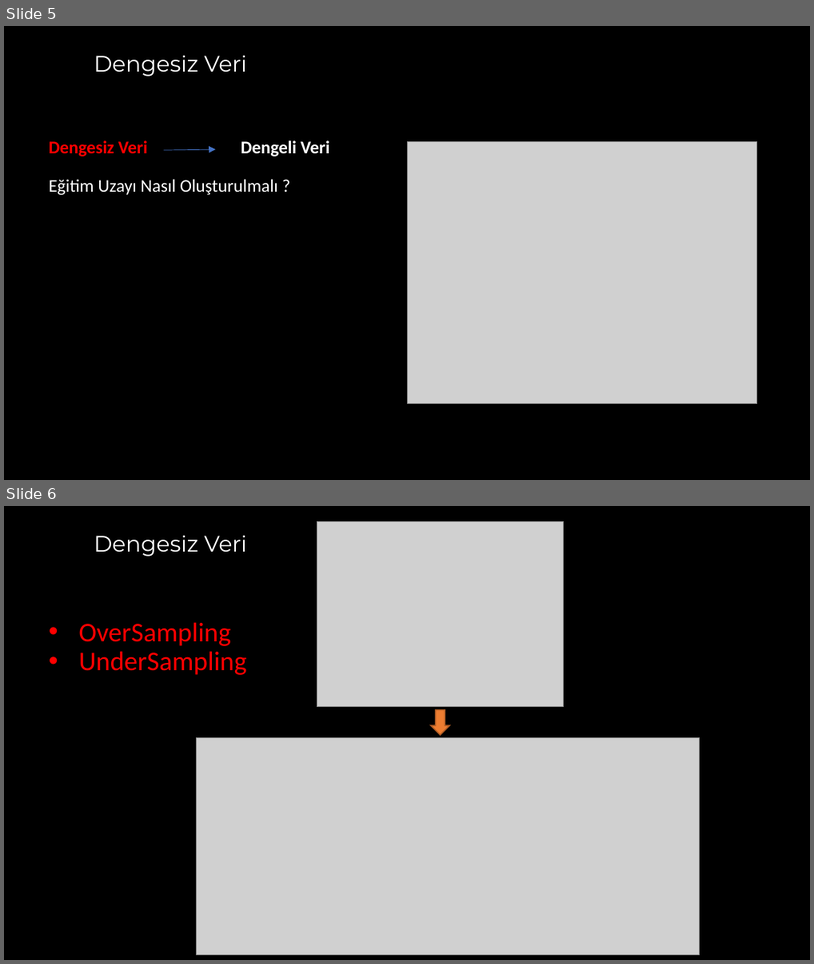
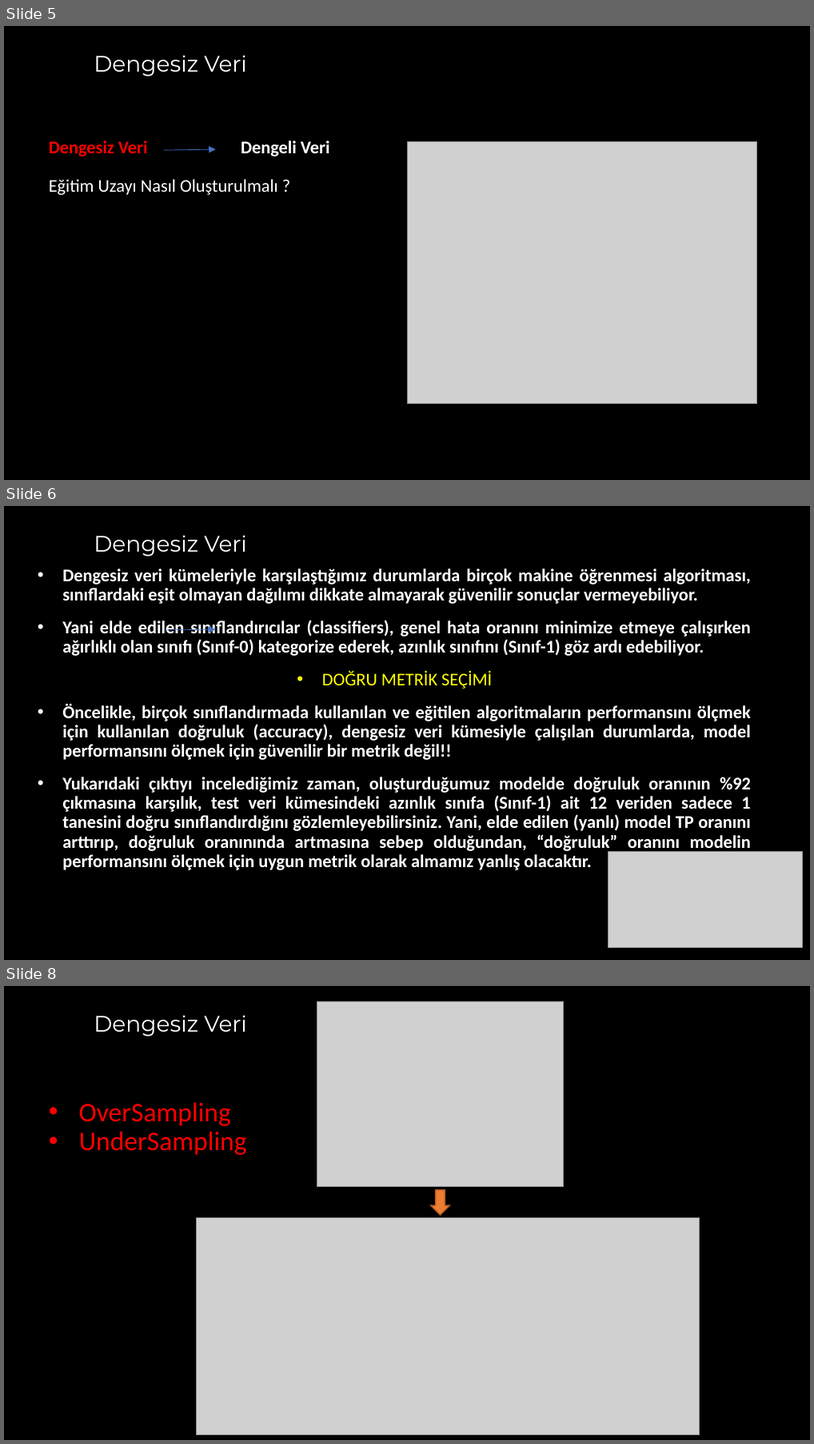
Before and after one commit to akaraci/Makine-Ogrenmesi, a slide deck: Sunular/MÖT-Hafta-4 - Underfitting_and_Overfitting.pptx. Shown one above the other, each under a label of ours: slides 5 and 6 before the commit, slides 5, 6 and 8 after it; the slides between them are not shown. The pictures are 814x964 and 814x1444 pixels, drawn with LibreOffice and Linux fonts; fonts in the diff are those of the drawing; grey boxes stand for pictures. Boxes give left, top, right and bottom in pixels: in the first picture for what was removed or moved away, otherwise in the second. Text is boxed around its words. In the diff, an @@ line names an element or a change of style, - is before the commit and + after.

```diff
--- a/Sunular/MÖT-Hafta-4 - Underfitting_and_Overfitting.pptx
+++ b/Sunular/MÖT-Hafta-4 - Underfitting_and_Overfitting.pptx
@@ slide 6 added at box(4, 506, 810, 960), background #000000 @@
@@ title added at box(94, 535, 247, 556), 20 pt, text #FFFFFF @@
+Dengesiz Veri
@@ text added at box(62, 568, 751, 870), 16 pt, text #FFFFFF, bold @@
+• Dengesiz veri kümeleriyle karşılaştığımız durumlarda birçok makine öğrenmesi algoritması, sınıflardaki eşit olmayan dağılımı dikkate almayarak güvenilir sonuçlar vermeyebiliyor.
+• Yani elde edilen sınıflandırıcılar (classifiers), genel hata oranını minimize etmeye çalışırken ağırlıklı olan sınıfı (Sınıf-0) kategorize ederek, azınlık sınıfını (Sınıf-1) göz ardı edebiliyor.
+• DOĞRU METRİK SEÇİMİ
+• Öncelikle, birçok sınıflandırmada kullanılan ve eğitilen algoritmaların performansını ölçmek için kullanılan doğruluk (accuracy), dengesiz veri kümesiyle çalışılan durumlarda, model performansını ölçmek için güvenilir bir metrik değil!!
+• Yukarıdaki çıktıyı incelediğimiz zaman, oluşturduğumuz modelde doğruluk oranının %92 çıkmasına karşılık, test veri kümesindeki azınlık sınıfa (Sınıf-1) ait 12 veriden sadece 1 tanesini doğru sınıflandırdığını gözlemleyebilirsiniz. Yani, elde edilen (yanlı) model TP oranını arttırıp, doğruluk oranınında artmasına sebep olduğundan, “doğruluk” oranını modelin performansını ölçmek için uygun metrik olarak almamız yanlış olacaktır.
@@ arrow added from (164, 630) to (215, 629), #4472C4 0.5 pt @@
@@ picture added at box(608, 851, 803, 947) @@
@@ what was slide 6 is now slide 8 @@
```
Also in this commit, not shown: 4 other slides added.
